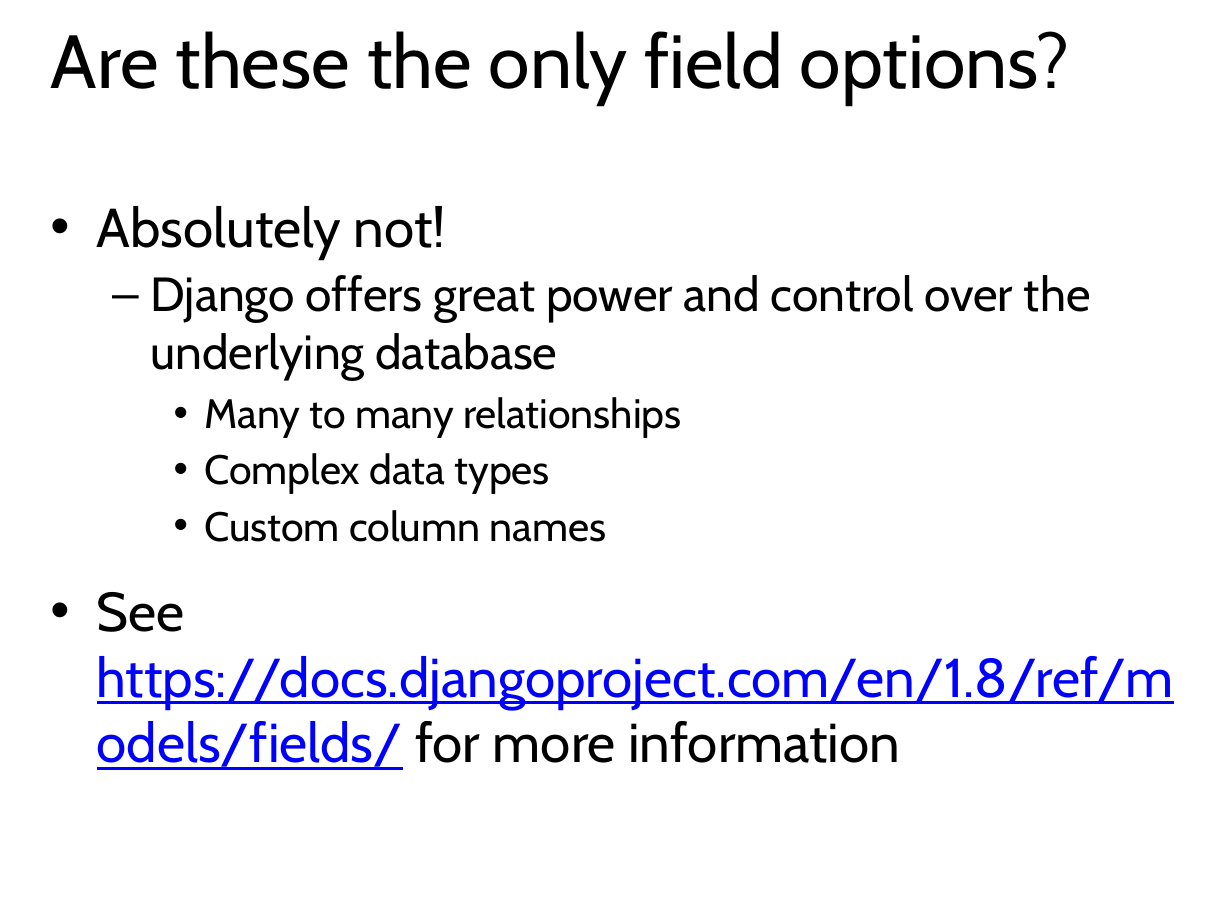
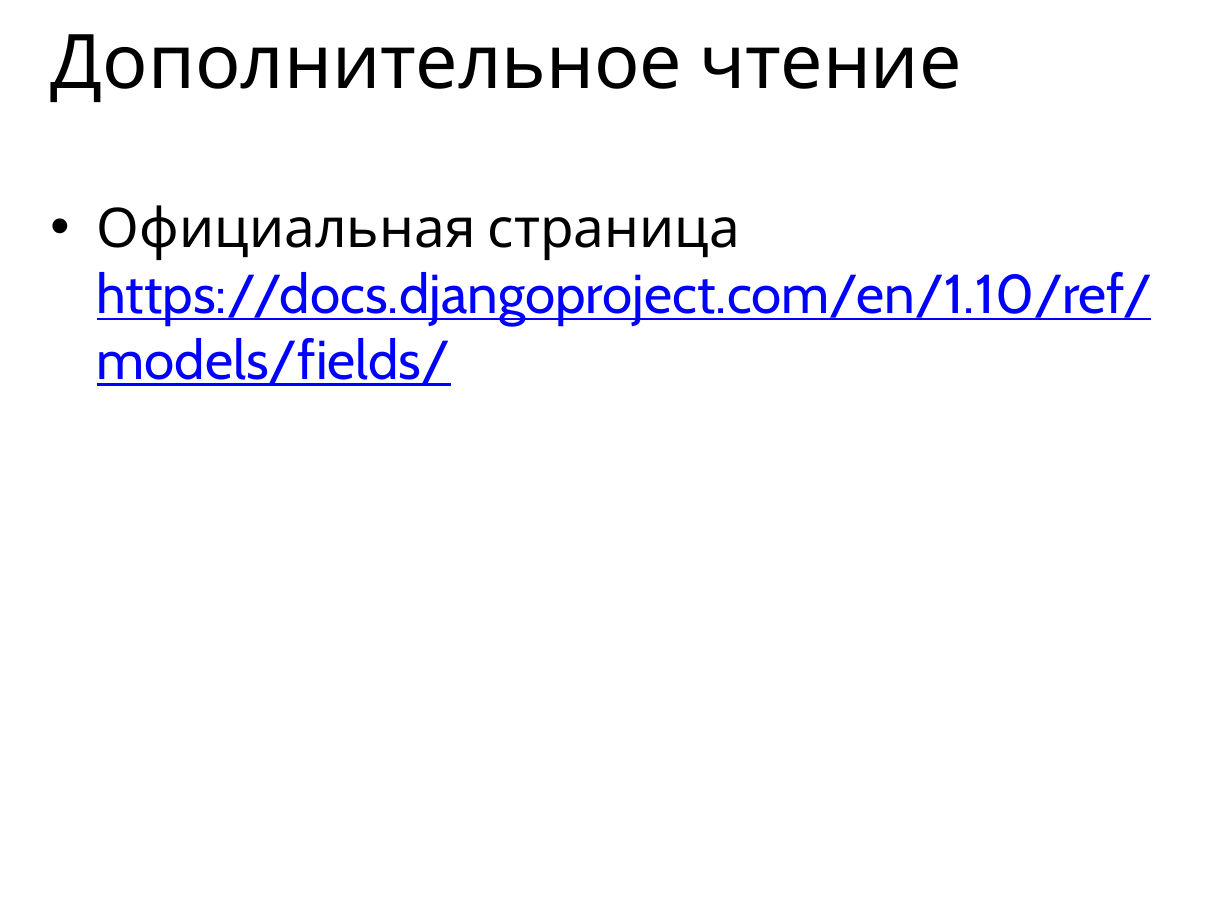
Before and after one commit to maxchv/LearnPython, a slide deck: slide 48 of week12/Models.pptx (slide 29 before the commit). Drawn at 1232x924 pixels with LibreOffice and Linux fonts; fonts in the diff are those of the drawing. Boxes give left, top, right and bottom in pixels: in the first picture for what was removed or moved away, otherwise in the second. Text is boxed around its words. In the diff, an @@ line names an element or a change of style, - is before the commit and + after.

```diff
--- a/week12/Models.pptx
+++ b/week12/Models.pptx
@@ title at (51,34,961,102): text changed @@
-Are these the only field options?
+Дополнительное чтение
@@ text at (97,205,1153,386): text changed; text colour #000000 to #0000FF @@
-• Absolutely not!
-  – Django offers great power and control over the underlying database
-    • Many to many relationships
-    • Complex data types
-    • Custom column names
-• See https://docs.djangoproject.com/en/1.8/ref/models/fields/ for more information
+• Официальная страница https://docs.djangoproject.com/en/1.10/ref/models/fields/
```
Also in this commit, not shown: 21 other slides changed, 24 slides added, 12 slides removed, 33 other files.
